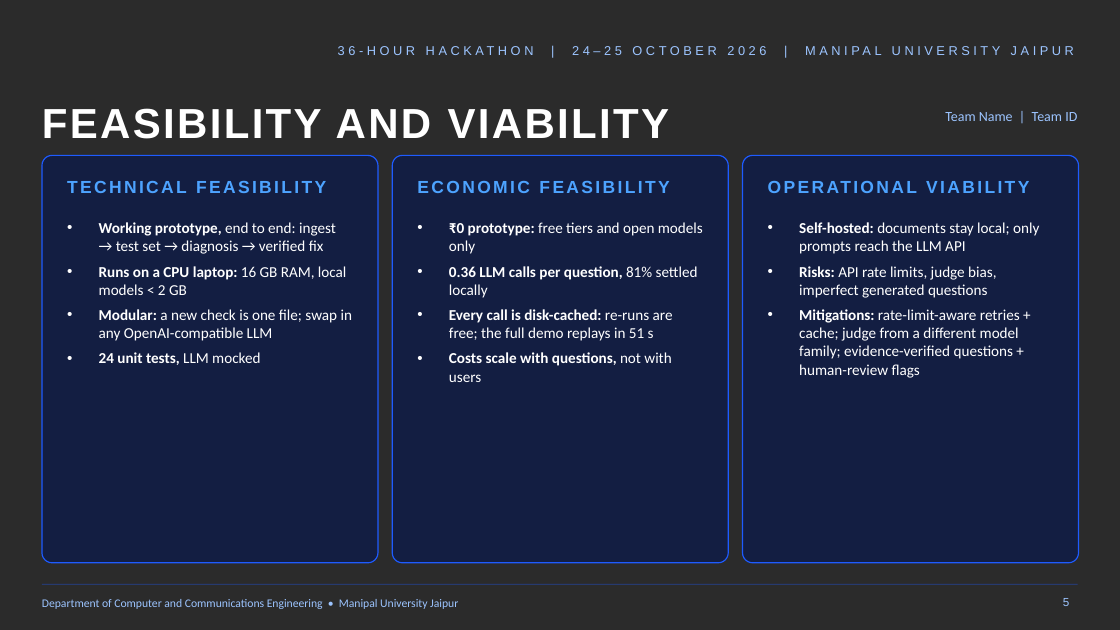
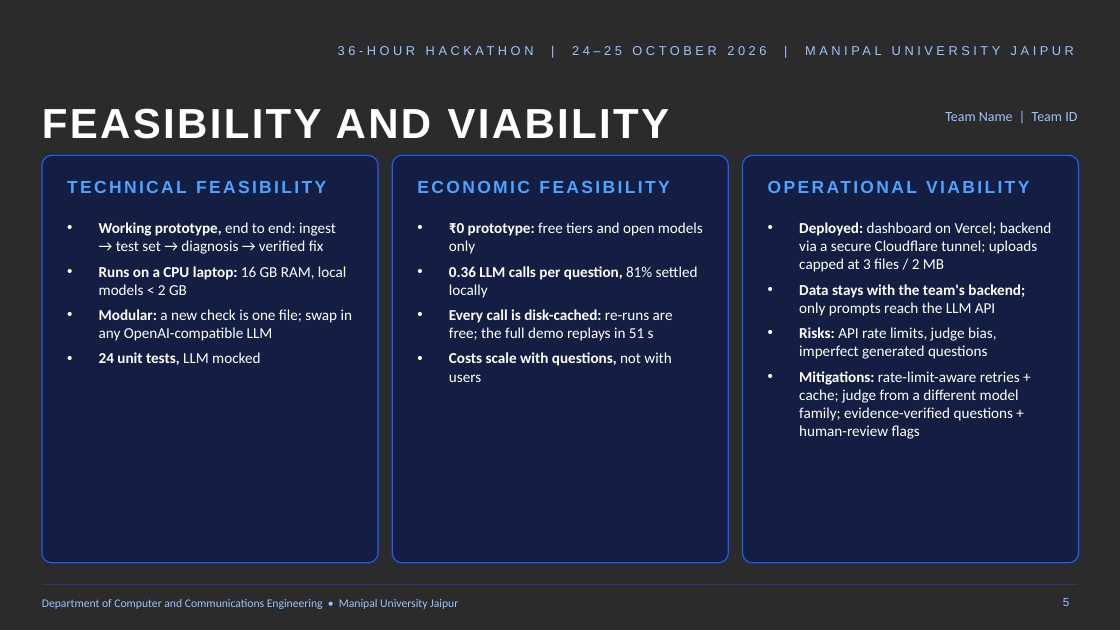
Before and after one commit to GargeeTripathi/ARENA, a slide deck: slide 5 of RAG_Autopsy_HYPNEXIS26.pptx. Drawn at 1120x630 pixels with LibreOffice and Linux fonts; fonts in the diff are those of the drawing; background and template pictures are left out; a plain dark background stands for a picture behind light text. Boxes give left, top, right and bottom in pixels: in the first picture for what was removed or moved away, otherwise in the second. Text is boxed around its words. In the diff, an @@ line names an element or a change of style, - is before the commit and + after.

```diff
--- a/RAG_Autopsy_HYPNEXIS26.pptx
+++ b/RAG_Autopsy_HYPNEXIS26.pptx
@@ text at bbox=[799, 222, 1051, 316]: text changed @@
-• Self-hosted: documents stay local; only prompts reach the LLM API
+• Deployed: dashboard on Vercel; backend via a secure Cloudflare tunnel; uploads capped at 3 files / 2 MB
+• Data stays with the team's backend; only prompts reach the LLM API
```
Also in this commit, not shown: 2 other slides changed.
